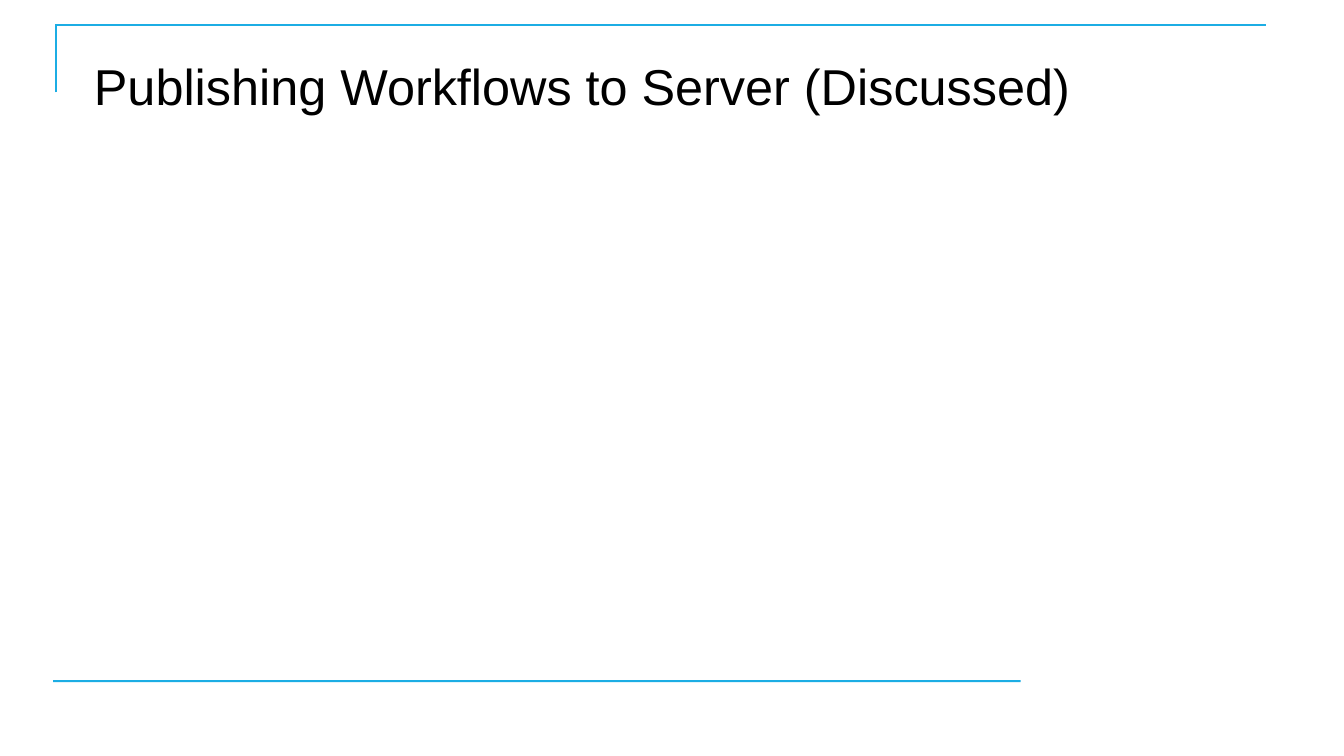
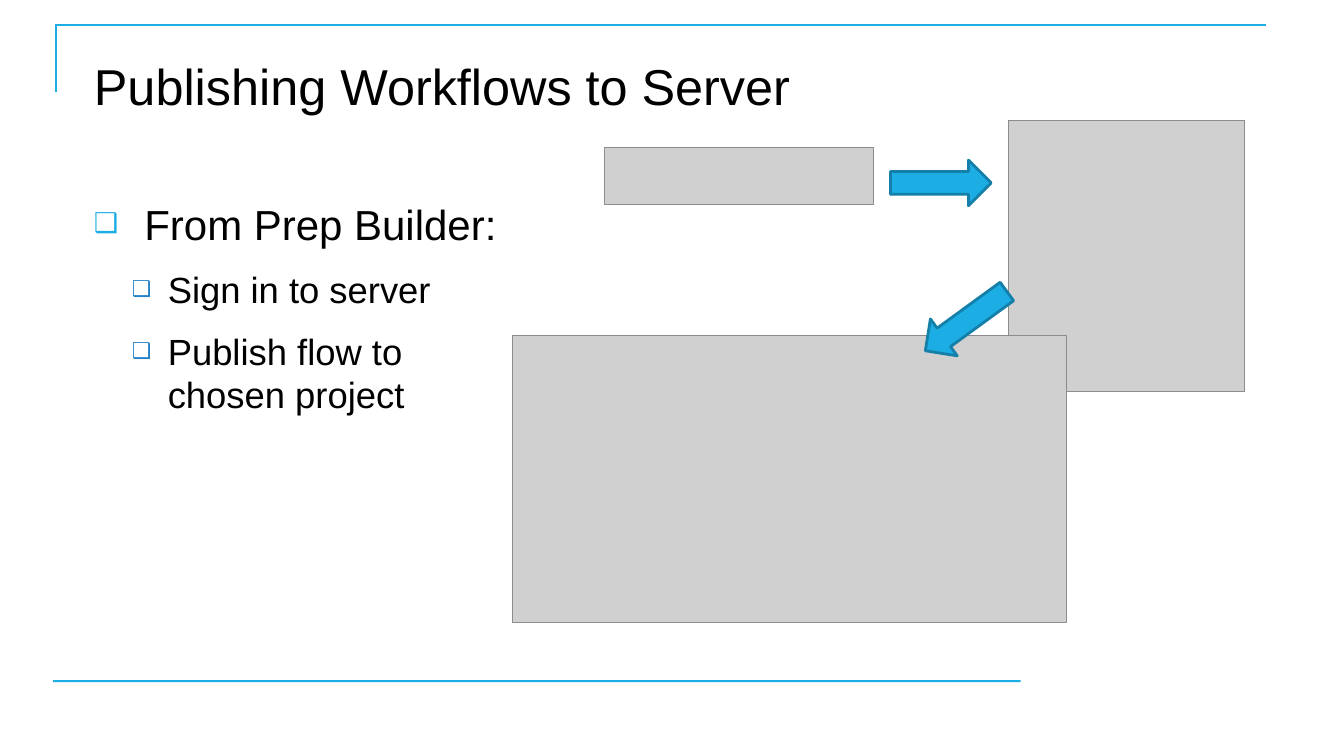
Before and after one commit to CostelloTechnicalConsulting/XTBP10---Tableau-Prep-Introduction, a slide deck: slide 106 of ppt/TableauPrepBuilderIntroV1_2.pptx (slide 103 before the commit). Drawn at 1344x756 pixels with LibreOffice and Linux fonts; fonts in the diff are those of the drawing; grey boxes stand for pictures; background and template pictures are left out. Boxes give left, top, right and bottom in pixels: in the first picture for what was removed or moved away, otherwise in the second. Text is boxed around its words. In the diff, an @@ line names an element or a change of style, - is before the commit and + after.

```diff
--- a/ppt/TableauPrepBuilderIntroV1_2.pptx
+++ b/ppt/TableauPrepBuilderIntroV1_2.pptx
@@ title at <box>94,68,790,115</box>: text changed @@
-Publishing Workflows to Server (Discussed)
+Publishing Workflows to Server
@@ picture added at <box>605,147,874,205</box> @@
@@ picture added at <box>1008,120,1245,391</box> @@
@@ right arrow added at <box>890,160,991,206</box>, fill #1CADE4, outline #1580A9 2 pt @@
@@ text added at <box>144,209,496,416</box>, 26 pt, text #000000 @@
+❑ From Prep Builder:
+  ❑ Sign in to server
+  ❑ Publish flow to chosen project
@@ right arrow added at <box>912,273,1020,369</box>, fill #1CADE4, outline #1580A9 2 pt @@
@@ picture added at <box>512,336,1067,622</box> @@
```
Also in this commit, not shown: 10 other slides changed, 6 slides added, 2 other files.
